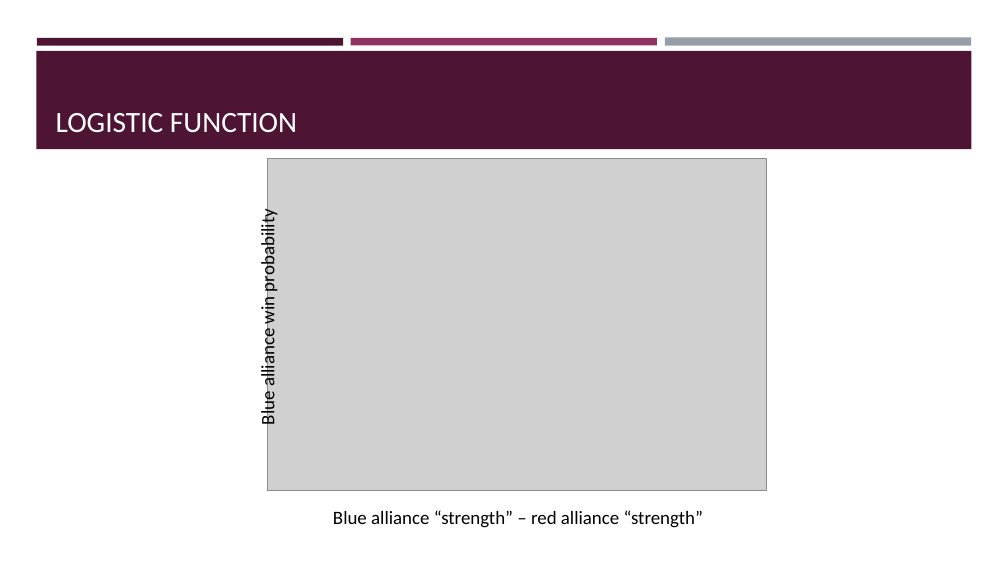
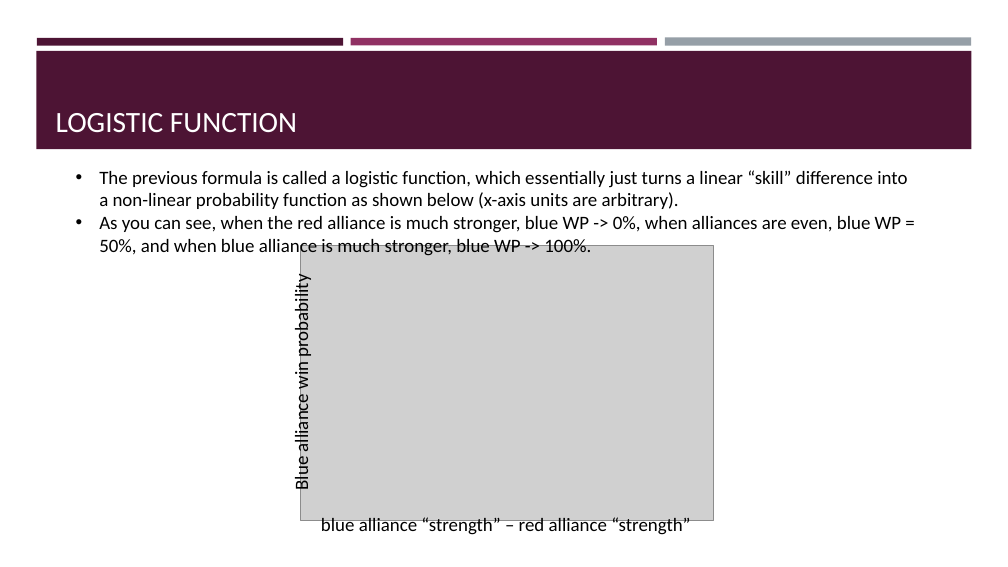
Before and after one commit to inkling16/Presentations, a slide deck: slide 20 of Statistics In FRC - FIRST Bootcamp 2019.pptx. Drawn at 1008x567 pixels with LibreOffice and Linux fonts; fonts in the diff are those of the drawing; grey boxes stand for pictures. Boxes give left, top, right and bottom in pixels: in the first picture for what was removed or moved away, otherwise in the second. Text is boxed around its words. In the diff, an @@ line names an element or a change of style, - is before the commit and + after.

```diff
--- a/Statistics In FRC - FIRST Bootcamp 2019.pptx
+++ b/Statistics In FRC - FIRST Bootcamp 2019.pptx
@@ text added at [99,170,907,257], 18 pt, text #000000 @@
+• The previous formula is called a logistic function, which essentially just turns a linear “skill” difference into a non-linear probability function as shown below (x-axis units are arbitrary).
+• As you can see, when the red alliance is much stronger, blue WP -> 0%, when alliances are even, blue WP = 50%, and when blue alliance is much stronger, blue WP -> 100%.
@@ text "Blue alliance win probability": place and size @@
-text "Blue alliance win probability" at [256,217,279,424]
+text "Blue alliance win probability" at [290,282,313,489]
@@ picture: place and size @@
-picture at [267,158,766,491]
+picture at [301,246,714,521]
@@ text at [321,516,690,535]: text changed @@
-Blue alliance “strength” – red alliance “strength”
+blue alliance “strength” – red alliance “strength”
```
Also in this commit, not shown: 10 other slides changed.
